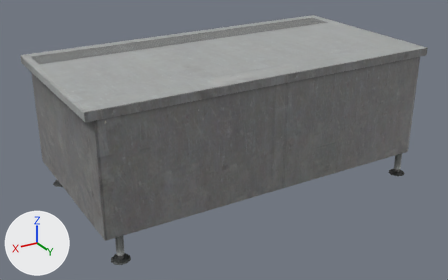
The FBX model Assets/Models/drinkBar/drinkBar.fbx as it was, and as the next commit left it.
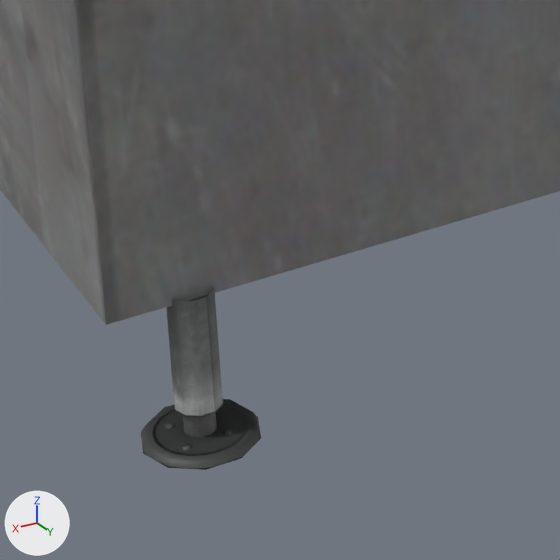
The first picture shows the older version from a 50 mm camera at (0.1014, 0.166, 0.0968) aimed at (0.0032, 0.0023, 0.015). The close-ups show both versions on the part from 20% to 40% of the width and 67% to 100% of the height of that picture; other places that the commit changed are outside them. The lights are fixed; the arrows at lower left show +X, +Y and +Z. Where no turn or scale is listed for an object, it has been applied to the vertices.
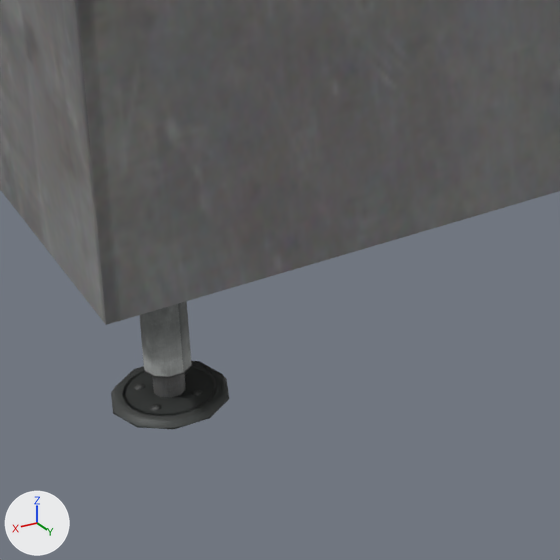
The edits, one by one:
Object 'pCylinder199' (ob_pcylinder199) moves from (0.05181, 0.02863, 0.00049) to (0.05181, 0.02492, 0.00049).

Boxes [x1, y1, x2, y2] around the edits, measured in the close-ups (560 x 560 px):
'pCylinder199', moved
    before: [141, 290, 261, 470]
    after: [111, 301, 229, 429]
